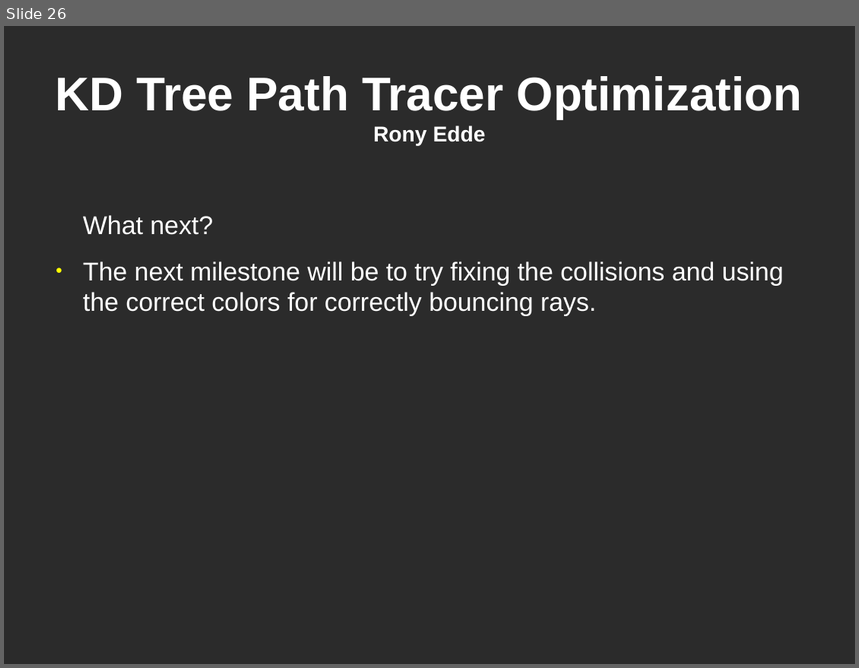
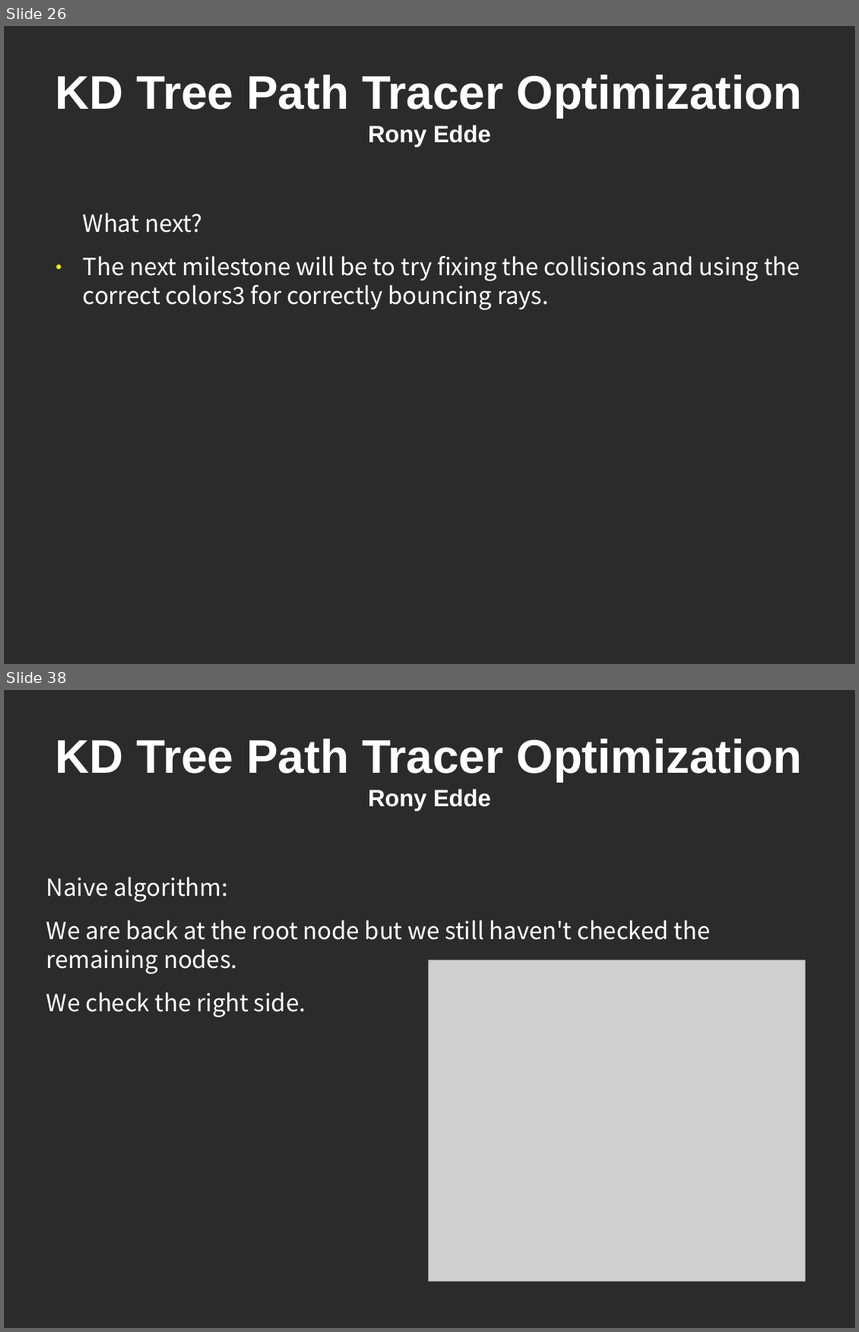
Before and after one commit to reddeupenn/kdtreePathTracerOptimization, a slide deck: presentation/presentation_1.odp. Shown one above the other, each under a label of ours: slide 26 before the commit, slides 26 and 38 after it; the slides between them are not shown. The pictures are 859x668 and 859x1332 pixels, drawn with LibreOffice and Linux fonts; fonts in the diff are those of the drawing; grey boxes stand for pictures; background and template pictures are left out; a plain dark background stands for a picture behind light text. Boxes give left, top, right and bottom in pixels: in the first picture for what was removed or moved away, otherwise in the second. Text is boxed around its words. In the diff, an @@ line names an element or a change of style, - is before the commit and + after.

```diff
--- a/presentation/presentation_1.odp
+++ b/presentation/presentation_1.odp
@@ slide 38 added at (4,690,855,1328), background picture (left out) @@
@@ title added at (56,739,803,811), 44 pt, text #FFFFFF, bold @@
+KD Tree Path Tracer Optimization
+Rony Edde
@@ text added at (47,877,711,1018), 22 pt, text #FFFFFF @@
+Naive algorithm:
+We are back at the root node but we still haven't checked the remaining nodes.
+We check the right side.
@@ picture added at (429,961,806,1283) @@
@@ slide 26 changed as well @@
@@ title "KD Tree Path Tracer Optimization ..." at (56,75,803,147): size 20 to 22 pt in "Rony Edde" @@
@@ text at (83,213,203,233): size 24 to 22 pt, font Arial to Noto Sans CJK JP in "What next?" @@
@@ text at (83,256,800,310): text changed; size 24 to 22 pt; font Arial to Noto Sans CJK JP @@
-● The next milestone will be to try fixing the collisions and using the correct colors for correctly bouncing rays.
+● The next milestone will be to try fixing the collisions and using the correct colors3 for correctly bouncing rays.
```
Also in this commit, not shown: 25 other slides changed, 19 other slides added, 33 other files.
